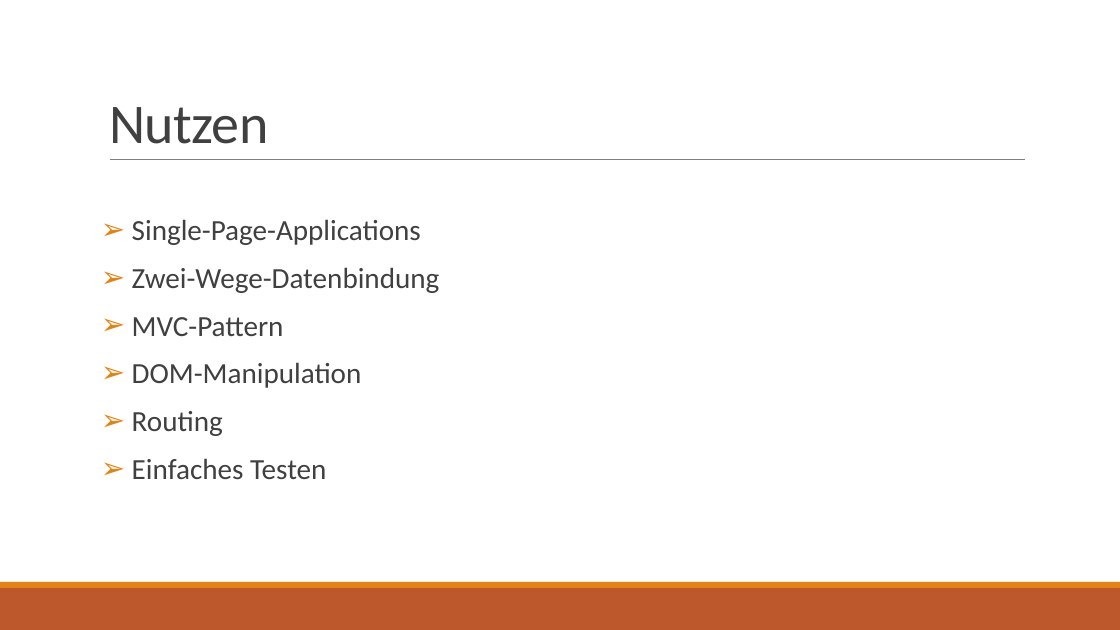
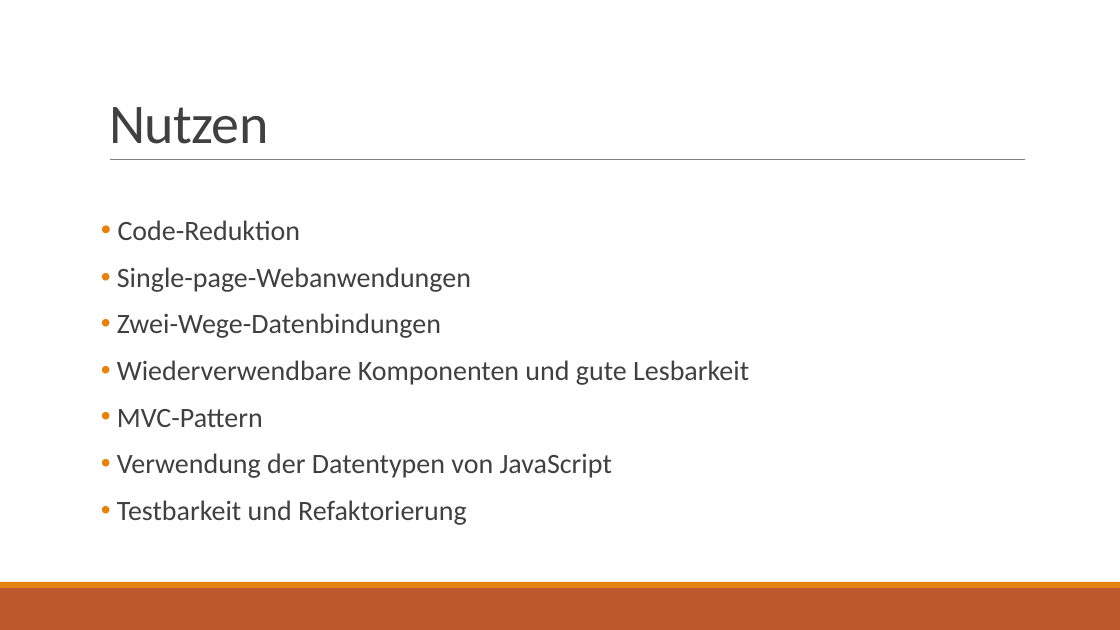
Before and after one commit to ptreyer/AngularJS, a slide deck: slide 6 of presentation/AngularJS.pptx (slide 5 before the commit). Drawn at 1120x630 pixels with LibreOffice and Linux fonts; fonts in the diff are those of the drawing. Boxes give left, top, right and bottom in pixels: in the first picture for what was removed or moved away, otherwise in the second. Text is boxed around its words. In the diff, an @@ line names an element or a change of style, - is before the commit and + after.

```diff
--- a/presentation/AngularJS.pptx
+++ b/presentation/AngularJS.pptx
@@ text at box(117, 220, 749, 385): text changed; size 25 to 24 pt @@
-➢ Single-Page-Applications
-➢ Zwei-Wege-Datenbindung
+• Code-Reduktion
+• Single-page-Webanwendungen
+• Zwei-Wege-Datenbindungen
+• Wiederverwendbare Komponenten und gute Lesbarkeit
@@ text at box(117, 409, 263, 427): size 25 to 24 pt in "MVC-Pattern"; bullet ➢ to • @@
@@ text at box(117, 453, 612, 525): text changed; size 25 to 24 pt @@
-➢ DOM-Manipulation
-➢ Routing
-➢ Einfaches Testen
+• Verwendung der Datentypen von JavaScript
+• Testbarkeit und Refaktorierung
```
Also in this commit, not shown: 5 other slides changed, 16 slides added, 4 slides removed, 1 other file.
